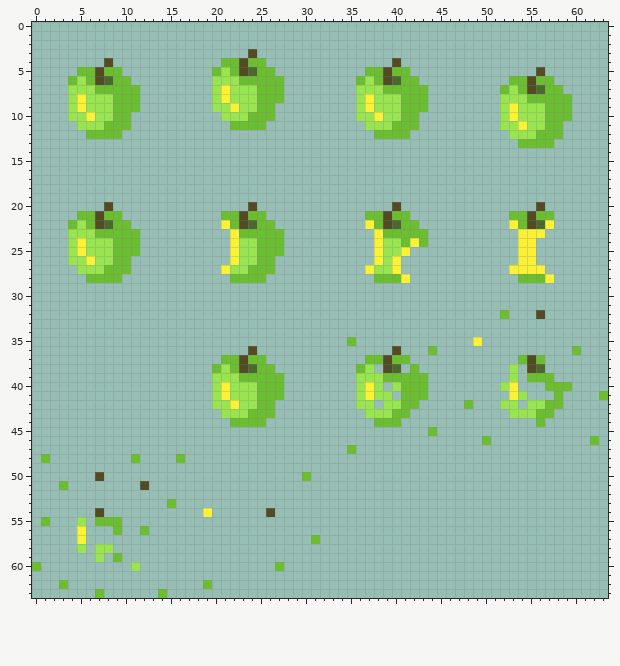
Pixel-art sprite -- Assets/Sprites & Tiles/Sprites/apple.png. Above, as it was before the edit.
The file is 64x64 pixels.
After the commit:
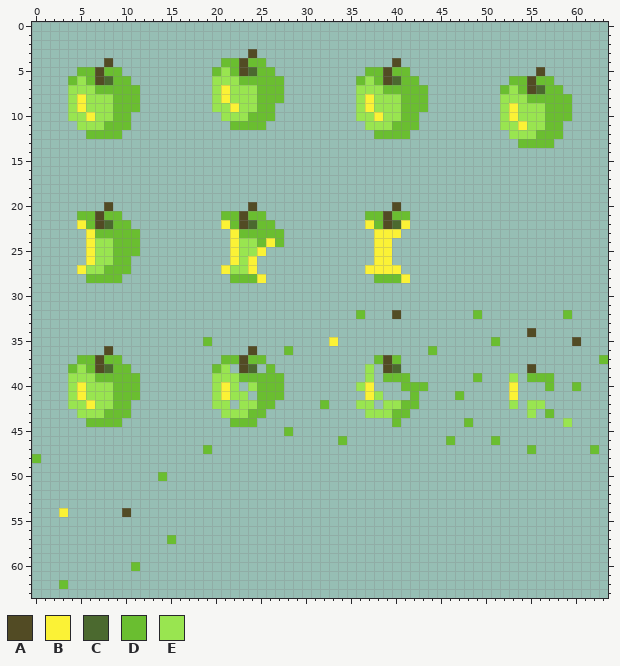
Palette (. is transparent): A #524b24  B #fbf236  C #4b692f  D #6abe30  E #99e550
Difference:
Changed rows in their new state; - is an unchanged pixel.
first column x 4:
20 ----------------------------------------------------.-
21 -------------------------------------------------.....
22 .B-----------------------------------B.----------.....
23 ..B--------------------------------BB...----------...-
24 ..B-------------------B------------B....----------..--
25 ..B------------------B..-----------B..------------..--
26 ..------------------B..------------B.-------------..--
27 -B------------------B..-----------BB-------------....-
28 ---------------------B----------------------------....
first column x 0:
32 ------------------------------------D---A--------D--.---.--D----
34 -------------------------------------------------------A--------
35 -------------------D-------------B-.-------------.-D--------A---
36 --------A-------------------D-----------.-------------------.---
37 -----DDADD---------------------------.---.------------...------D
38 ----DEDACDD-----------.--.----------.-----.----------.--.-------
39 ----EEEDDDDD------------------------.-.---..-----D--------------
40 ----EBEEEDDD-----------.--------------.-.-----------.-----..D---
41 ----EBEEEDDD------------.-----------.--.-.-.---D------.---.----.
42 ----EEBEEDD-----------.---------D---------------.---.----..-----
43 -----EEEDDD---------------.--------------------------..-.-------
44 ------DDDD---------------.------------..--------D-------.--E----
45 ----------------------------D---------------.-------------------
46 ----------------------------------D-----------D---.D----------.-
47 -------------------D---------------.-------------------D------D-
48 D.---------.----.-----------------------------------------------
50 -------.------D---------------.---------------------------------
51 ---.--------.---------------------------------------------------
53 ---------------.------------------------------------------------
54 ---B---.--A--------.------.-------------------------------------
55 -.---.-...------------------------------------------------------
56 -----.---.--.---------------------------------------------------
57 -----.---------D---------------.--------------------------------
58 -----.-..-------------------------------------------------------
59 -------.-.------------------------------------------------------
60 .----------D---------------.------------------------------------
62 -------------------.--------------------------------------------
63 -------.------.-------------------------------------------------
Where, in picture pixels (left, top, right, bottom), the same in both pictures:
changed: (32, 202, 608, 598)
